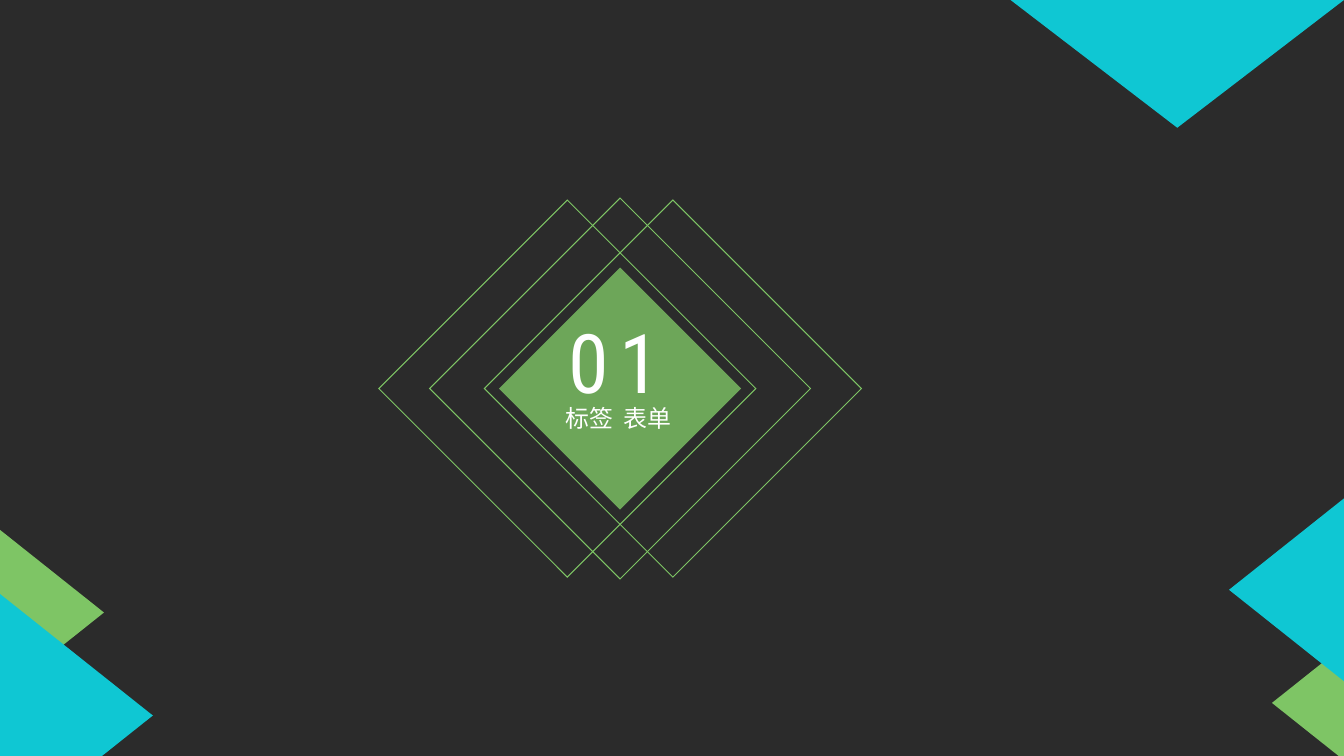
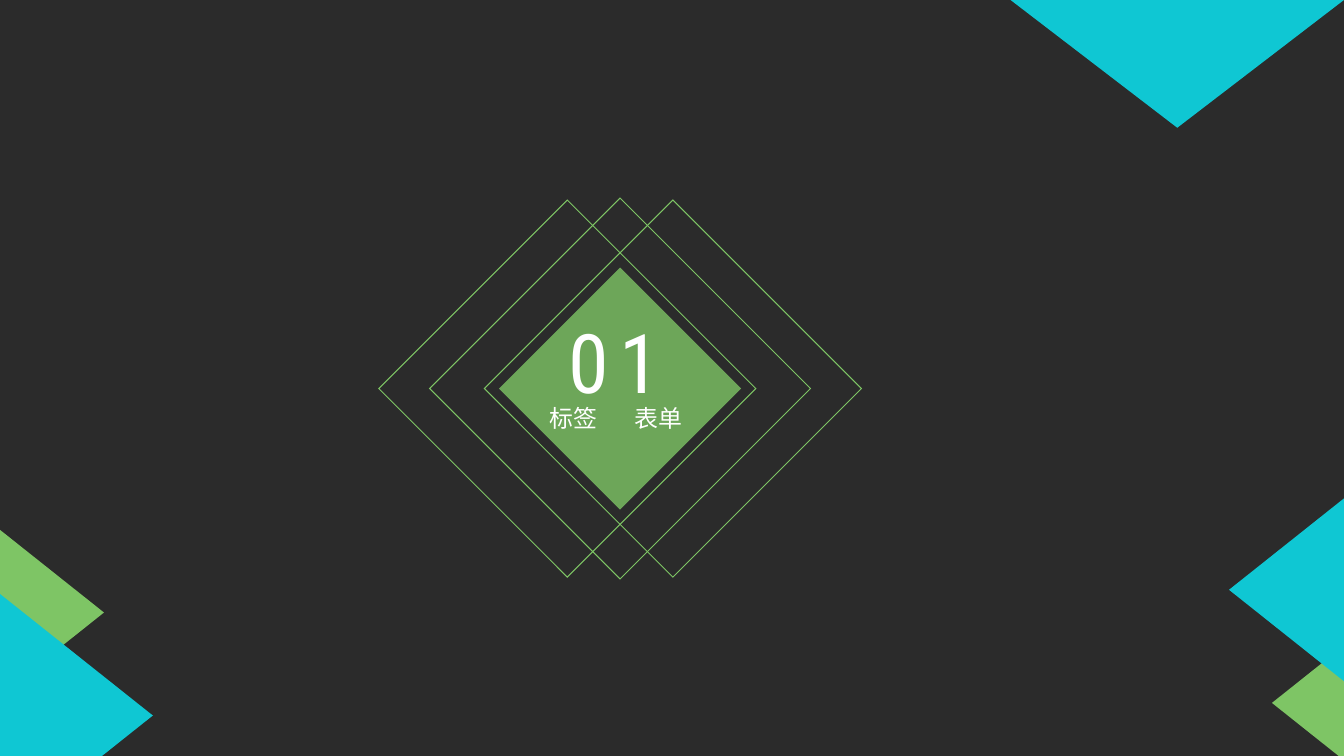
Before and after one commit to zhaoxujavateacher/java1731, a slide deck: slide 3 of 课终复习总结PPT/第四组/第四组HTML知识汇总.pptx. Drawn at 1344x756 pixels with LibreOffice and Linux fonts; fonts in the diff are those of the drawing; background and template pictures are left out; a plain dark background stands for a picture behind light text. Boxes give left, top, right and bottom in pixels: in the first picture for what was removed or moved away, otherwise in the second. Text is boxed around its words. In the diff, an @@ line names an element or a change of style, - is before the commit and + after.

```diff
--- a/课终复习总结PPT/第四组/第四组HTML知识汇总.pptx
+++ b/课终复习总结PPT/第四组/第四组HTML知识汇总.pptx
@@ text "标签 表单" rewrapped from [565,407,672,429] to [549,407,682,429] @@
```
Also in this commit, not shown: 1 other slide changed, 4 slides added, 10 slides removed.
